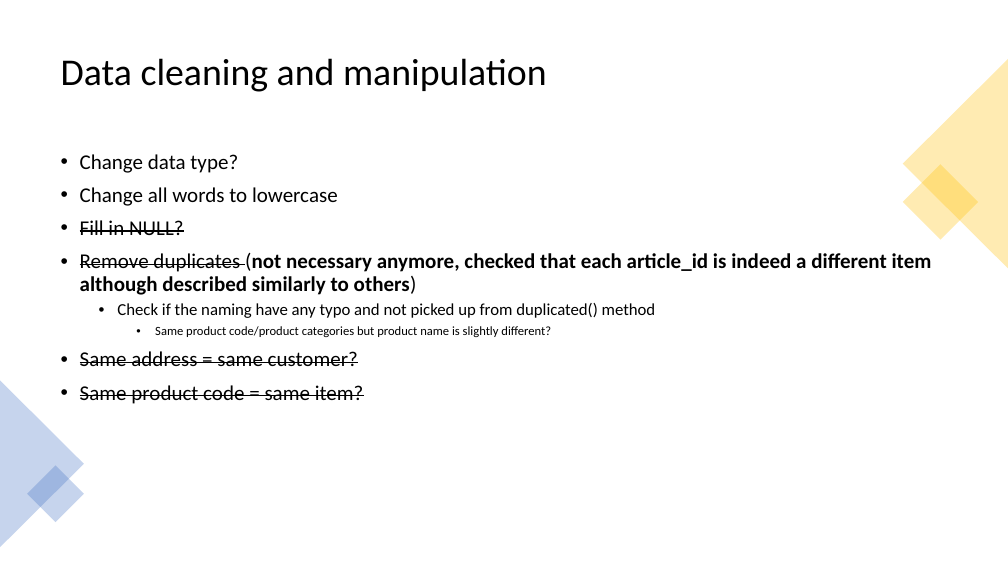
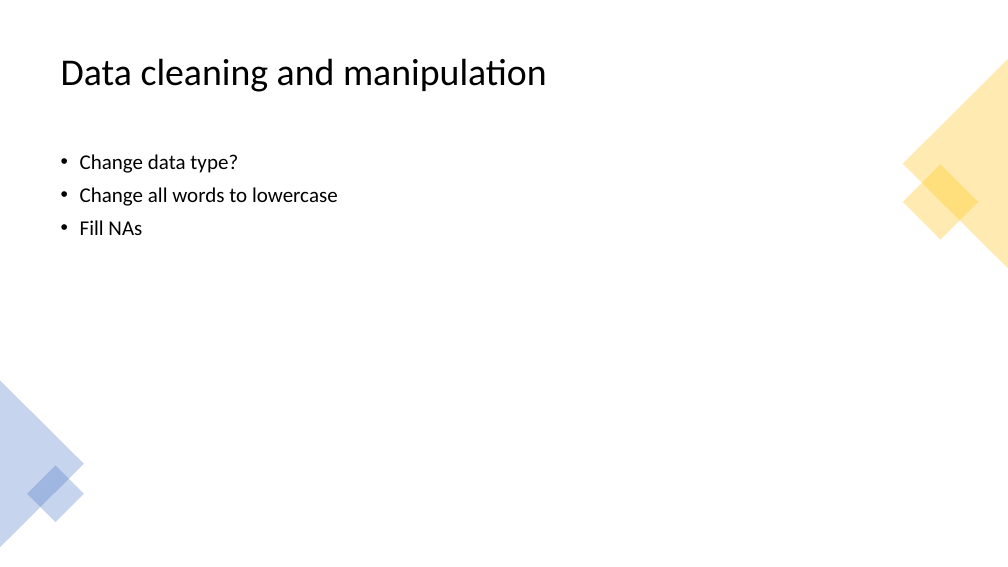
Before and after one commit to jiahui890/time-series-forecasting-store-sales, a slide deck: slide 6 of references/design.pptx. Drawn at 1008x567 pixels with LibreOffice and Linux fonts; fonts in the diff are those of the drawing. Boxes give left, top, right and bottom in pixels: in the first picture for what was removed or moved away, otherwise in the second. Text is boxed around its words. In the diff, an @@ line names an element or a change of style, - is before the commit and + after.

```diff
--- a/references/design.pptx
+++ b/references/design.pptx
@@ text at (80, 220, 142, 235): text changed @@
-• Fill in NULL?
-• Remove duplicates (not necessary anymore, checked that each article_id is indeed a different item although described similarly to others)
-  • Check if the naming have any typo and not picked up from duplicated() method
-    • Same product code/product categories but product name is slightly different?
-• Same address = same customer?
-• Same product code = same item?
+• Fill NAs
```
Also in this commit, not shown: 5 other slides changed, 2 slides removed, 4 other files.
